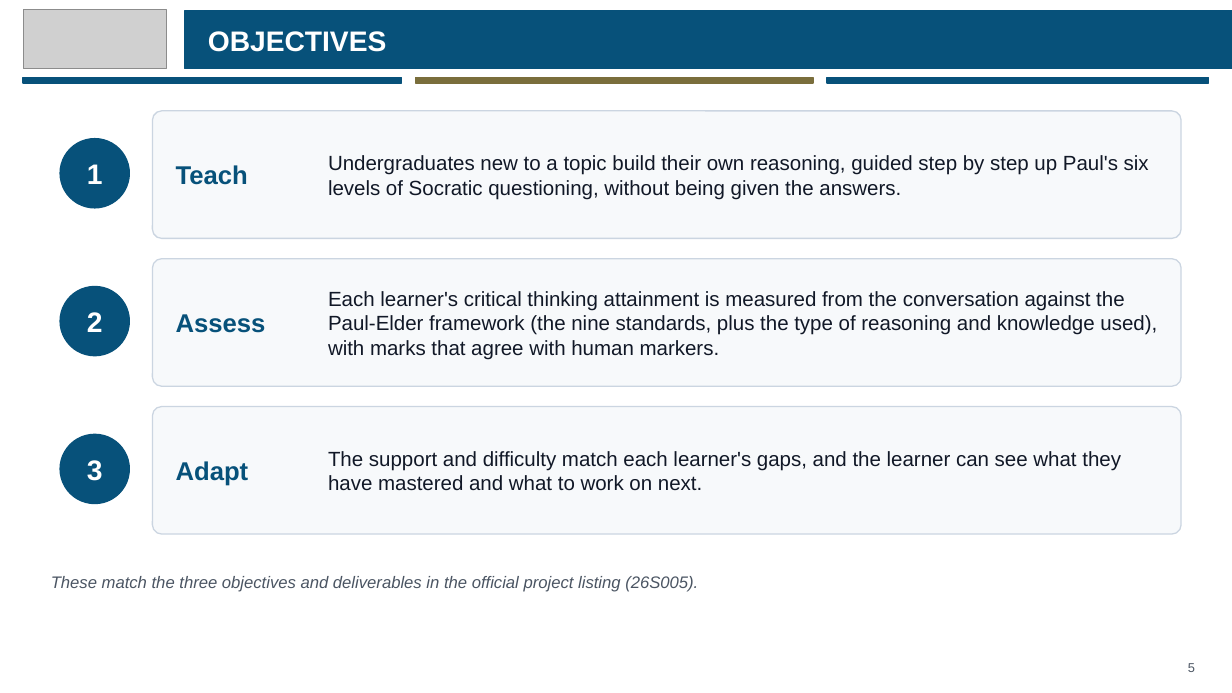
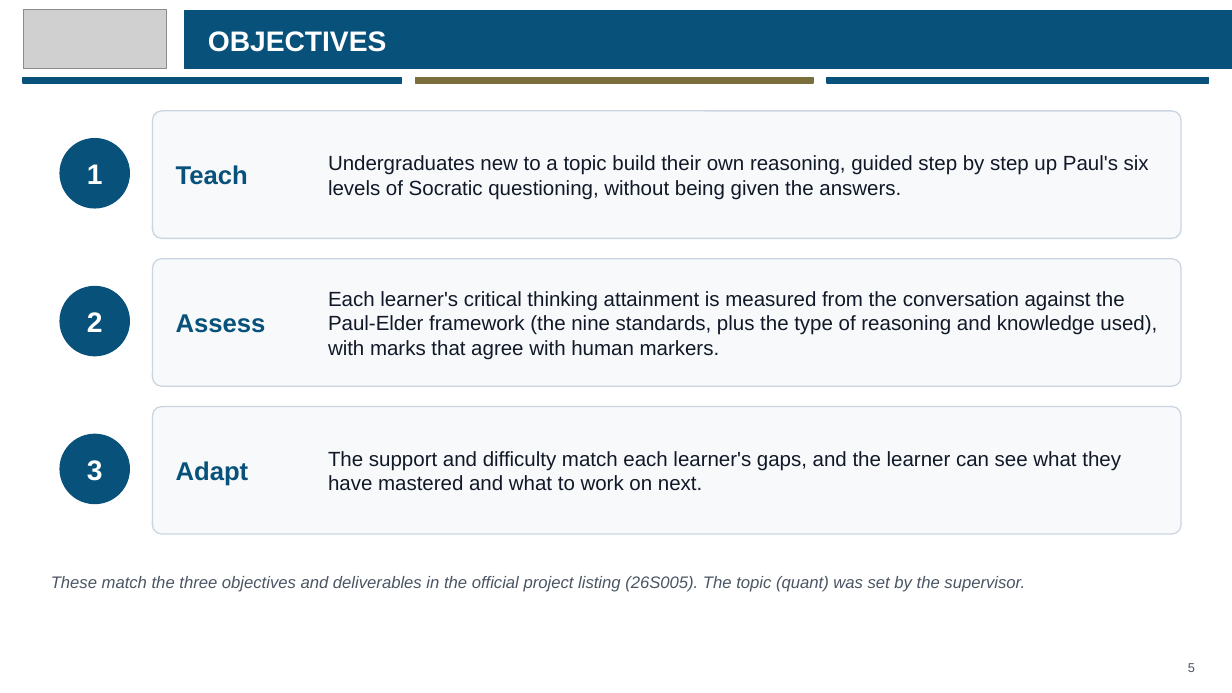
Before and after one commit to eusoffamir/Socratic-AI, a slide deck: slide 5 of docs/defence/Socratic AI Proposal Defence.pptx. Drawn at 1232x693 pixels with LibreOffice and Linux fonts; fonts in the diff are those of the drawing; grey boxes stand for pictures. Boxes give left, top, right and bottom in pixels: in the first picture for what was removed or moved away, otherwise in the second. Text is boxed around its words. In the diff, an @@ line names an element or a change of style, - is before the commit and + after.

```diff
--- a/docs/defence/Socratic AI Proposal Defence.pptx
+++ b/docs/defence/Socratic AI Proposal Defence.pptx
@@ text at <box>51,576,1025,592</box>: text changed @@
-These match the three objectives and deliverables in the official project listing (26S005).
+These match the three objectives and deliverables in the official project listing (26S005). The topic (quant) was set by the supervisor.
```
Also in this commit, not shown: 4 other slides changed, 8 other files.
